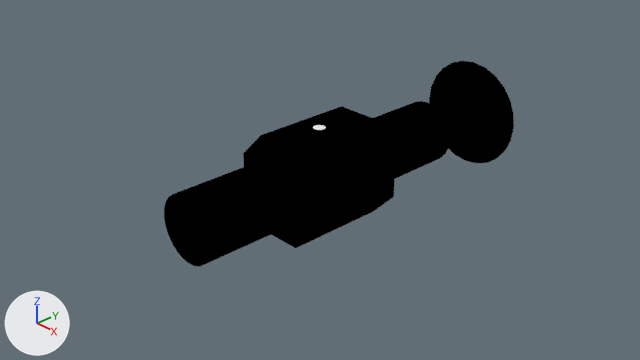
The Blender file Models/Bluedog_DB/bdb_skylab_dockingNodeAdapter.blend as it was, and as the next commit left it.
The view is the same before and after, from the file's camera 'Camera'. The lights are fixed; the arrows at lower left show +X, +Y and +Z.

Objects in the first picture: 'door.002', 'frame.001', 'mask.001', 'shell', 'tube'.
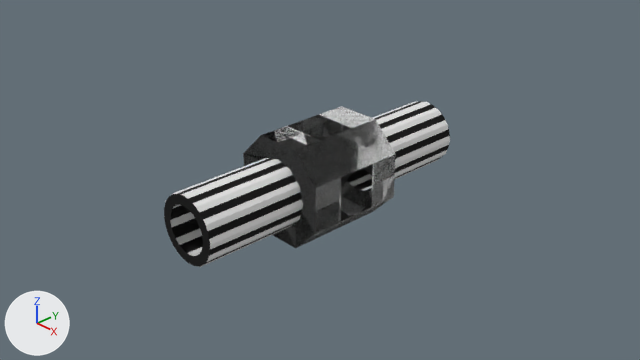
What differs and where, as boxes [x1, y1, x2, y2] in the pictures (640 x 360 px):
'shellCollider', shown
    after: [171, 102, 450, 267]
'tube', hidden
    before: [429, 61, 514, 163]
'door.002', hidden
    before: [297, 119, 342, 136]
'frame.001', hidden
    before: [295, 117, 344, 137]
'mask.001', hidden
    before: [313, 125, 326, 130]
part 1 of me_cylinder, built on
    before: [243, 106, 396, 248]
    after: [243, 107, 396, 248]
part 2 of me_cylinder, shading changed
    both: [164, 120, 394, 267]
part 3 of me_cylinder, recoloured
    both: [171, 101, 450, 264]

Diff of the bpy script that builds the scene:
```diff
--- a/Models/Bluedog_DB/bdb_skylab_dockingNodeAdapter.blend.py
+++ b/Models/Bluedog_DB/bdb_skylab_dockingNodeAdapter.blend.py
@@ mat_bdb_skylab_dockingnodeadapter @@
+mat_bdb_skylab_dockingnodeadapter = bpy.data.materials.new('bdb_skylab_dockingNodeAdapter')
+# nodes: Group, OutputMaterial, Value, VertexColor
+# colours: white #ffffff, grey #bcbcbc, black #000000, blue #bcbcff
@@ me_cylinder @@
 # used by ob_shell; parent = ob_iva; location = (0.0, 0.0, 0.0)
-me_cylinder.from_pydata(...)  # 224 vertices, 140 faces; spans x -0.66..0.66, y -2.06..2.06, z -0.66..0.66
+me_cylinder.from_pydata(...)  # 232 vertices, 232 faces; spans x -0.66..0.66, y -2.06..2.06, z -0.66..0.66
+# me_cylinder part 1
+# 28 faces are deleted
+# 8 vertices are added at x -0.66..0.66, y -0.68..0.68, z -0.66..0.66
+# 120 new faces join them
+# me_cylinder part 2: 64 kept faces spanning x -0.66..0.66, y -2.06..2.06, z -0.66..0.66 are now shaded smooth
+# me_cylinder part 3: 112 faces spanning x -0.66..0.66, y -2.06..2.06, z -0.66..0.66 switch from mat_material_004 to mat_bdb_skylab_dockingnodeadapter
@@ ob_tube @@
 ob_tube.location = (0.0, 0.0, 0.0)
+ob_tube.hide_render = True
@@ ob_door_002 @@
 ob_door_002.location = (0.0, 0.0, 0.0)
+ob_door_002.hide_render = True
@@ ob_mask_001 @@
 ob_mask_001.location = (0.0, 0.0, 0.0)
+ob_mask_001.hide_render = True
@@ ob_frame_001 @@
 ob_frame_001.location = (0.0, 0.0, 0.0)
+ob_frame_001.hide_render = True
@@ ob_shellcollider @@
 ob_shellcollider.location = (0.0, 0.0, 0.0)
-ob_shellcollider.hide_set(True)
```
